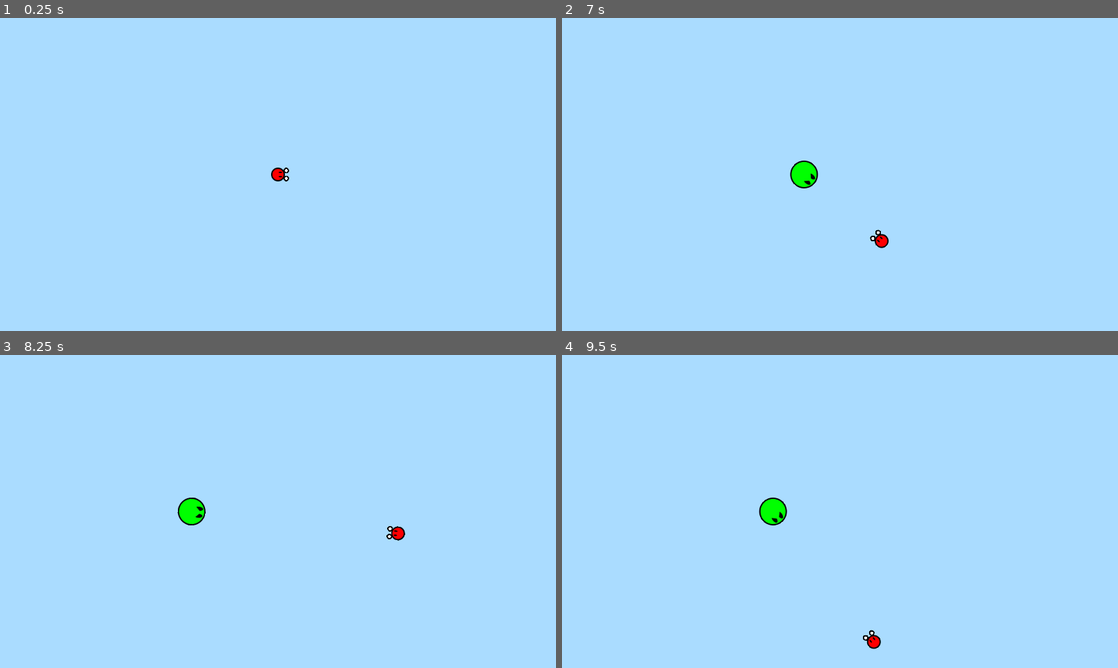
Above: before the commit, frames 1-4 (two rows, left to right).
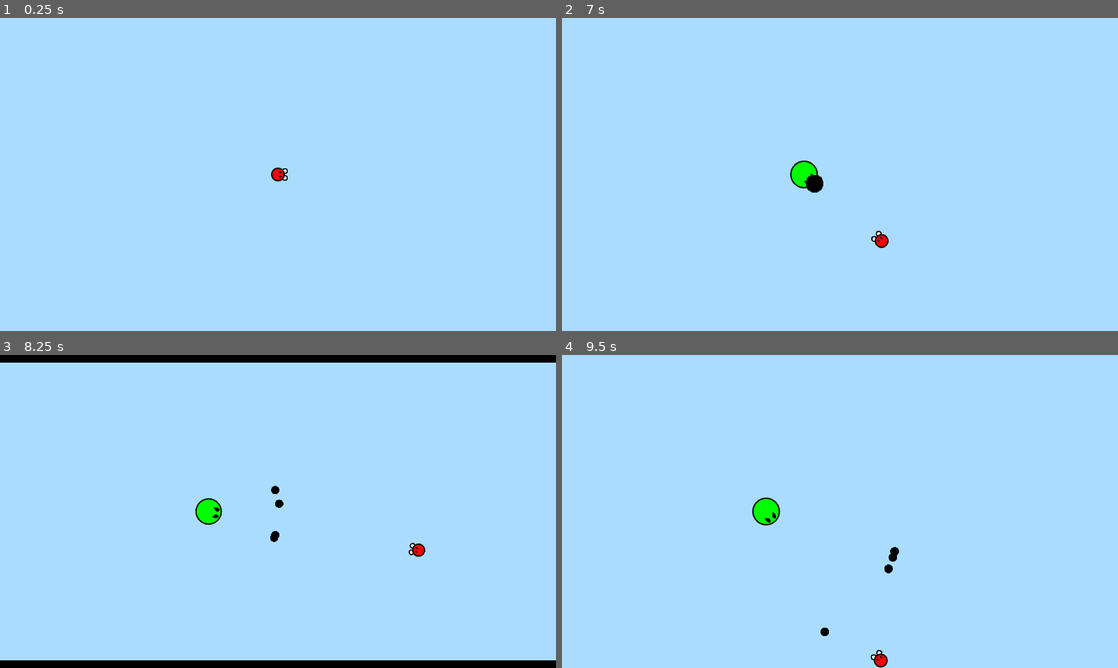
Above: after the commit, the same moments.

Repository: AtomicShr00m/PPKO
Game: Godot game, scene res://Rooms/Stage.tscn
Same seed, same stepped clock (60 frames per second), same inputs: the game is played once before the commit and once after it.
Inputs:
- Up to frame 1 (0.25 s): no input
- Up to frame 2 (7 s): tap Enter at 0.5 s; hold Right (ui_right) 0.53-1.28 s; hold Down (ui_down) 1.28-2.03 s; hold Right (ui_right) 2.03-2.78 s; hold Up (ui_up) 2.78-3.53 s; hold Left (ui_left) 3.53-5.03 s; hold Down (ui_down) 5.03-5.78 s; hold Right (ui_right) 5.78-6.53 s; hold Up (ui_up) from 6.53 s (still down)
- Up to frame 3 (8.25 s): release Up (ui_up) at 7.28 s; hold Right (ui_right) 7.28-8.03 s; hold Down (ui_down) from 8.03 s (still down)
- Up to frame 4 (9.5 s): release Down (ui_down) at 8.78 s; hold Left (ui_left) from 8.78 s (still down)

The runs differ from the first frame. In frame 1, less than 0.1% of the frame differs, in the area x 50-52%, y 47-53%; in frame 2, 0.2%; in frame 3, 5.8%, in the area x 0-100%, y 0-100%; in frame 4, 0.7%.

Commit message:
Player and Enemy attacks

Diff:
--- /dev/null
+++ b/Objects/Enemies/Blast.gd
@@ -0,0 +1,18 @@
+extends Area2D
+
+var dir:Vector2
+
+const SPEED=600
+export var power:=5.0
+
+func bounce():
+	dir*=-1
+	collision_mask=0b110
+
+func _physics_process(delta):
+	position+=dir*SPEED*delta
+
+func _on_Blast_body_entered(body:Node2D):
+	if body.is_in_group('hittables'):
+		body.hit(power,dir)
+	queue_free()
--- /dev/null
+++ b/Objects/Enemies/Blast.tscn
@@ -0,0 +1,19 @@
+[gd_scene load_steps=4 format=2]
+
+[ext_resource path="res://Sprites/bullet1.png" type="Texture" id=1]
+[ext_resource path="res://Objects/Enemies/Blast.gd" type="Script" id=2]
+
+[sub_resource type="CircleShape2D" id=1]
+
+[node name="Blast" type="Area2D"]
+collision_layer = 8
+collision_mask = 5
+script = ExtResource( 2 )
+
+[node name="CollisionShape2D" type="CollisionShape2D" parent="."]
+shape = SubResource( 1 )
+
+[node name="Sprite" type="Sprite" parent="."]
+texture = ExtResource( 1 )
+
+[connection signal="body_entered" from="." to="." method="_on_Blast_body_entered"]
--- a/Objects/Enemies/Boomer.gd
+++ b/Objects/Enemies/Boomer.gd
@@ -1,5 +1,6 @@
 extends KinematicBody2D
 
+var health:=100.0
 var motion:Vector2
 
 const SPEED=200.0
@@ -8,6 +9,26 @@
 
 var target:Node2D
 onready var sprite = $Sprite
+onready var anim = $AnimationPlayer
+onready var blast_spawn = $Sprite/BlastSpawn
+onready var blastScn = preload("res://Objects/Enemies/Blast.tscn")
+
+func _ready():
+	choose_shot()
+
+func shoot(charged:=false):
+	for n in 4:
+		var blast=blastScn.instance()
+		blast.position=blast_spawn.global_position
+		blast.dir=Vector2(1,0).rotated(sprite.rotation).rotated(rand_range(-PI/4,PI/4))
+		blast.scale=Vector2.ONE*(int(charged) + 1)
+		get_parent().add_child(blast)
+
+func hit(dmg,from):
+	health-=dmg
+	if health<=0:
+		queue_free()
+	motion=from*400
 
 func _physics_process(delta):
 	var dir:=Vector2.ZERO
@@ -20,3 +41,20 @@
 	else:
 		motion=lerp(motion,dir*SPEED,ACCEL*delta)
 	motion=move_and_slide(motion)
+
+func choose_shot():
+	anim.play(["Regular","Triple","Charged"].pick_random())
+
+func _on_shoot_animation_finished(anim_name):
+	match anim_name:
+		'Regular':
+			shoot()
+			choose_shot()
+		'Triple':
+			var timer=create_tween().set_loops(3)
+			timer.tween_callback(self,"shoot").set_delay(0.2)
+			yield(timer,"finished")
+			choose_shot()
+		'Charged':
+			shoot(true)
+			choose_shot()
--- a/Objects/Enemies/Boomer.tscn
+++ b/Objects/Enemies/Boomer.tscn
@@ -6,9 +6,19 @@
 [sub_resource type="CircleShape2D" id=1]
 radius = 32.0
 
-[node name="Boomer" type="KinematicBody2D"]
+[sub_resource type="Animation" id=2]
+resource_name = "Charged"
+length = 2.0
+
+[sub_resource type="Animation" id=3]
+resource_name = "Regular"
+
+[sub_resource type="Animation" id=4]
+resource_name = "Triple"
+length = 2.0
+
+[node name="Boomer" type="KinematicBody2D" groups=["hittables"]]
 collision_layer = 2
-collision_mask = 0
 script = ExtResource( 2 )
 
 [node name="CollisionShape2D" type="CollisionShape2D" parent="."]
@@ -16,3 +26,13 @@
 
 [node name="Sprite" type="Sprite" parent="."]
 texture = ExtResource( 1 )
+
+[node name="BlastSpawn" type="Position2D" parent="Sprite"]
+position = Vector2( 32, 0 )
+
+[node name="AnimationPlayer" type="AnimationPlayer" parent="."]
+anims/Charged = SubResource( 2 )
+anims/Regular = SubResource( 3 )
+anims/Triple = SubResource( 4 )
+
+[connection signal="animation_finished" from="AnimationPlayer" to="." method="_on_shoot_animation_finished"]
--- a/Objects/Player/Puncher.gd
+++ b/Objects/Player/Puncher.gd
@@ -1,17 +1,30 @@
 extends KinematicBody2D
 
-var motion:Vector2
+var health:=100.0
+var atk_power:=10.0
 
+const ACCEL=10.0
 const SPEED=400.0
 const FRICTION=7.0
-const ACCEL=10.0
 
 var target:Node2D
+var motion:Vector2
 onready var sprite = $Sprite
+onready var anim = $AnimationPlayer
+onready var punch_check = $PunchCheck
+
+func hit(dmg,from):
+	health-=dmg
+	if health<=0:
+		queue_free()
+		get_tree().paused=true
+	motion=from*400
 
 func _physics_process(delta):
 	var dir=Input.get_vector("ui_left","ui_right","ui_up","ui_down")
 	if is_instance_valid(target):
+		if punch_check.overlaps_body(target):
+			anim.play("Punch")
 		sprite.look_at(target.position)
 	elif dir!=Vector2.ZERO:
 		sprite.rotation=dir.angle()
@@ -20,3 +33,6 @@
 	else:
 		motion=lerp(motion,dir*SPEED,ACCEL*delta)
 	motion=move_and_slide(motion)
+
+func _on_HurtBox_body_entered(body):
+	body.hit(atk_power,Vector2.RIGHT.rotated(sprite.rotation))
--- a/Objects/Player/Puncher.tscn
+++ b/Objects/Player/Puncher.tscn
@@ -7,7 +7,92 @@
 [sub_resource type="CircleShape2D" id=1]
 radius = 16.0
 
-[node name="Puncher" type="KinematicBody2D"]
+[sub_resource type="RectangleShape2D" id=2]
+
+[sub_resource type="Animation" id=3]
+resource_name = "Punch"
+length = 0.3
+tracks/0/type = "value"
+tracks/0/path = NodePath("Sprite/FistR:position")
+tracks/0/interp = 1
+tracks/0/loop_wrap = true
+tracks/0/imported = false
+tracks/0/enabled = true
+tracks/0/keys = {
+"times": PoolRealArray( 0, 0.1, 0.2, 0.3 ),
+"transitions": PoolRealArray( 1, 1, 1, 1 ),
+"update": 0,
+"values": [ Vector2( 16, 8 ), Vector2( 40, 8 ), Vector2( 10, 8 ), Vector2( 16, 8 ) ]
+}
+tracks/1/type = "value"
+tracks/1/path = NodePath("Sprite/FistL:position")
+tracks/1/interp = 1
+tracks/1/loop_wrap = true
+tracks/1/imported = false
+tracks/1/enabled = true
+tracks/1/keys = {
+"times": PoolRealArray( 0, 0.1, 0.2, 0.3 ),
+"transitions": PoolRealArray( 1, 1, 1, 1 ),
+"update": 0,
+"values": [ Vector2( 16, -8 ), Vector2( 10, -8 ), Vector2( 40, -8 ), Vector2( 16, -8 ) ]
+}
+tracks/2/type = "value"
+tracks/2/path = NodePath("Sprite/HurtBox/CollisionShape2D:disabled")
+tracks/2/interp = 1
+tracks/2/loop_wrap = true
+tracks/2/imported = false
+tracks/2/enabled = true
+tracks/2/keys = {
+"times": PoolRealArray( 0, 0.1, 0.2 ),
+"transitions": PoolRealArray( 1, 1, 1 ),
+"update": 1,
+"values": [ true, false, true ]
+}
+
+[sub_resource type="Animation" id=4]
+length = 0.001
+tracks/0/type = "value"
+tracks/0/path = NodePath("Sprite/FistR:position")
+tracks/0/interp = 1
+tracks/0/loop_wrap = true
+tracks/0/imported = false
+tracks/0/enabled = true
+tracks/0/keys = {
+"times": PoolRealArray( 0 ),
+"transitions": PoolRealArray( 1 ),
+"update": 0,
+"values": [ Vector2( 16, 8 ) ]
+}
+tracks/1/type = "value"
+tracks/1/path = NodePath("Sprite/FistL:position")
+tracks/1/interp = 1
+tracks/1/loop_wrap = true
+tracks/1/imported = false
+tracks/1/enabled = true
+tracks/1/keys = {
+"times": PoolRealArray( 0 ),
+"transitions": PoolRealArray( 1 ),
+"update": 0,
+"values": [ Vector2( 16, -8 ) ]
+}
+tracks/2/type = "value"
+tracks/2/path = NodePath("Sprite/HurtBox/CollisionShape2D:disabled")
+tracks/2/interp = 1
+tracks/2/loop_wrap = true
+tracks/2/imported = false
+tracks/2/enabled = true
+tracks/2/keys = {
+"times": PoolRealArray( 0 ),
+"transitions": PoolRealArray( 1 ),
+"update": 1,
+"values": [ true ]
+}
+
+[sub_resource type="CircleShape2D" id=5]
+radius = 32.0
+
+[node name="Puncher" type="KinematicBody2D" groups=["hittables"]]
+collision_mask = 2
 script = ExtResource( 2 )
 
 [node name="CollisionShape2D" type="CollisionShape2D" parent="."]
@@ -17,9 +102,33 @@
 texture = ExtResource( 1 )
 
 [node name="FistL" type="Sprite" parent="Sprite"]
-position = Vector2( 19, -9 )
+position = Vector2( 16, -8 )
+z_index = -1
 texture = ExtResource( 3 )
 
 [node name="FistR" type="Sprite" parent="Sprite"]
-position = Vector2( 19, 9 )
+position = Vector2( 16, 8 )
+z_index = -1
 texture = ExtResource( 3 )
+
+[node name="HurtBox" type="Area2D" parent="Sprite"]
+position = Vector2( 32, 0 )
+collision_layer = 0
+collision_mask = 2
+
+[node name="CollisionShape2D" type="CollisionShape2D" parent="Sprite/HurtBox"]
+shape = SubResource( 2 )
+disabled = true
+
+[node name="AnimationPlayer" type="AnimationPlayer" parent="."]
+anims/Punch = SubResource( 3 )
+anims/RESET = SubResource( 4 )
+
+[node name="PunchCheck" type="Area2D" parent="."]
+collision_layer = 0
+collision_mask = 2
+
+[node name="CollisionShape2D" type="CollisionShape2D" parent="PunchCheck"]
+shape = SubResource( 5 )
+
+[connection signal="body_entered" from="Sprite/HurtBox" to="." method="_on_HurtBox_body_entered"]
Not shown: 1 places in Objects/Enemies/Boomer.tscn that only renumber resources
Not shown: 1 places in Objects/Player/Puncher.tscn that only renumber resources
Binary file added: Sprites/bullet1.png
Not shown, added: Sprites/bullet1.png.import
Binary file changed: Sprites/fist.png
Not shown, added: Sprites/bullets.kra
Not shown, added: Sprites/fist.png~
Not shown, changed: Sprites/player.kra
Not shown, changed: Sprites/player.kra~
